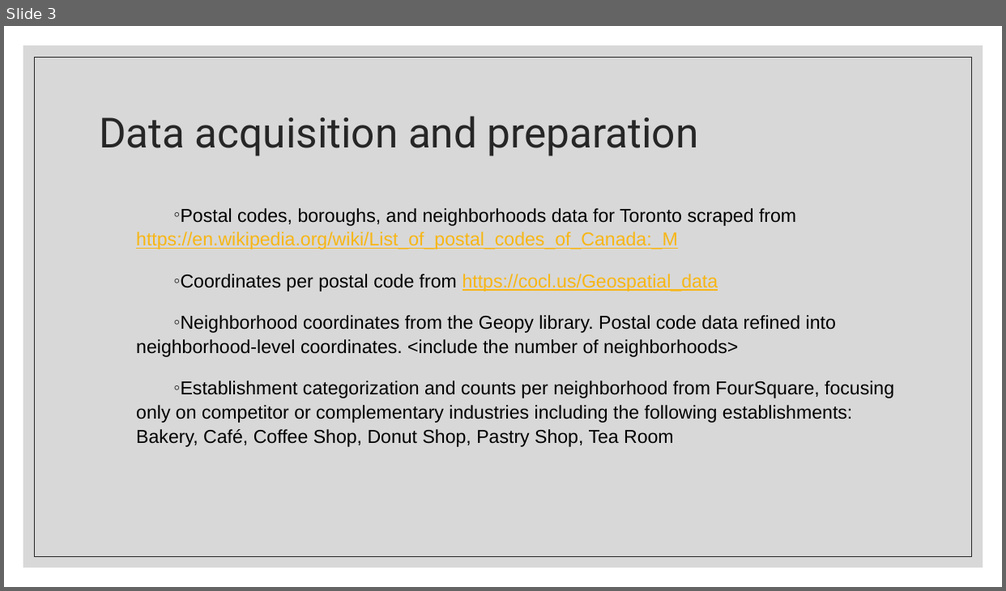
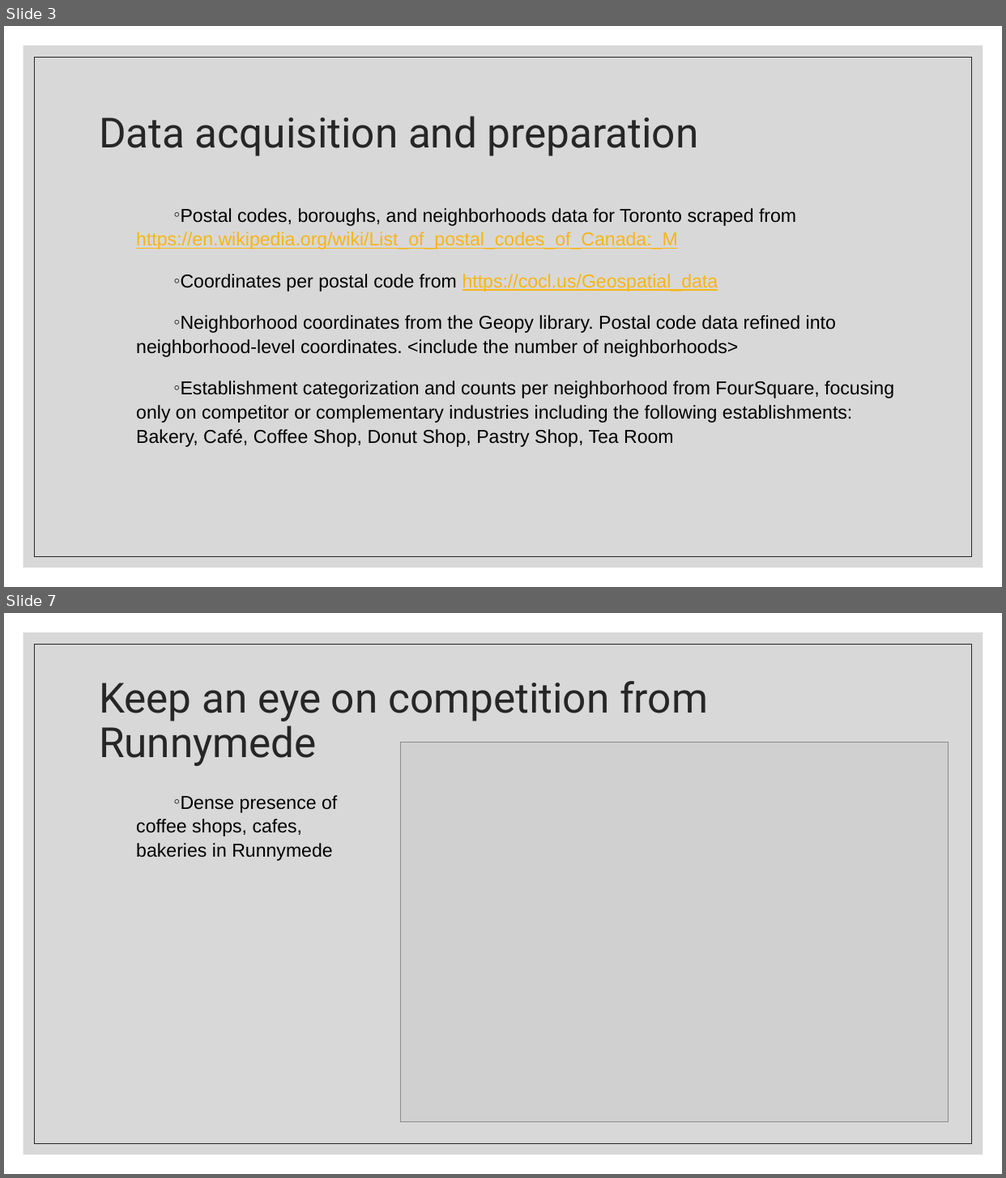
Before and after one commit to rpchua/IBM_DS_Capstone, a slide deck: Presentation.pptx. Shown one above the other, each under a label of ours: slide 3 before the commit, slides 3 and 7 after it; the slides between them are not shown. The pictures are 1006x591 and 1006x1178 pixels, drawn with LibreOffice and Linux fonts; fonts in the diff are those of the drawing; grey boxes stand for pictures. Boxes give left, top, right and bottom in pixels: in the first picture for what was removed or moved away, otherwise in the second. Text is boxed around its words. In the diff, an @@ line names an element or a change of style, - is before the commit and + after.

```diff
--- a/Presentation.pptx
+++ b/Presentation.pptx
@@ slide 7 added at (4, 613, 1002, 1174), background #FFFFFF; not listed: 2 template elements that a slide beside it also shows @@
@@ title added at (99, 681, 708, 766), 40 pt, text #262626 @@
+Keep an eye on competition from Runnymede
@@ picture added at (400, 742, 948, 1122) @@
@@ text added at (136, 795, 337, 861), 18 pt, text #000000 @@
+◦ Dense presence of coffee shops, cafes, bakeries in Runnymede
```
Also in this commit, not shown: 4 slides changed, 4 other files.
